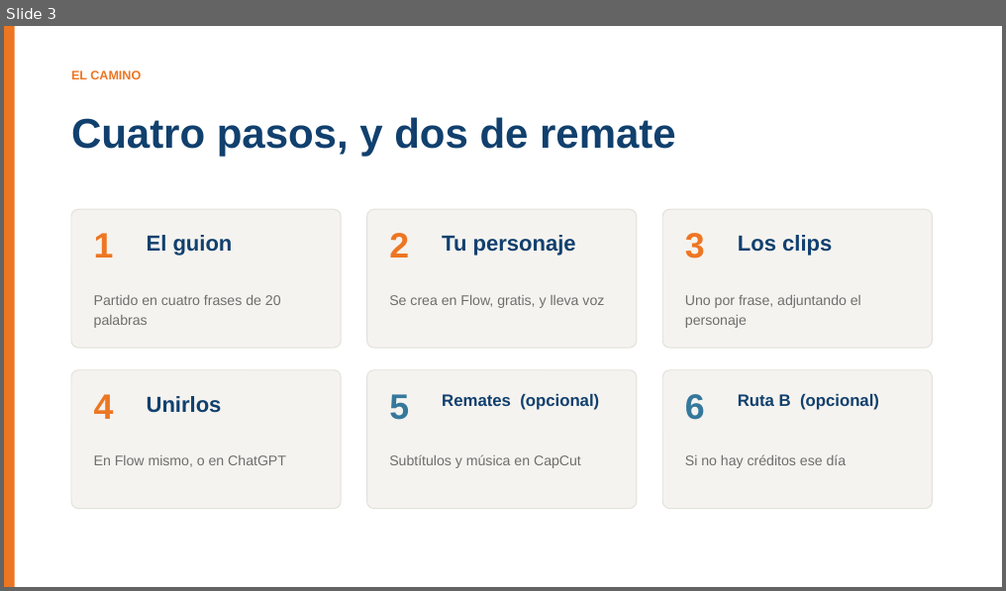
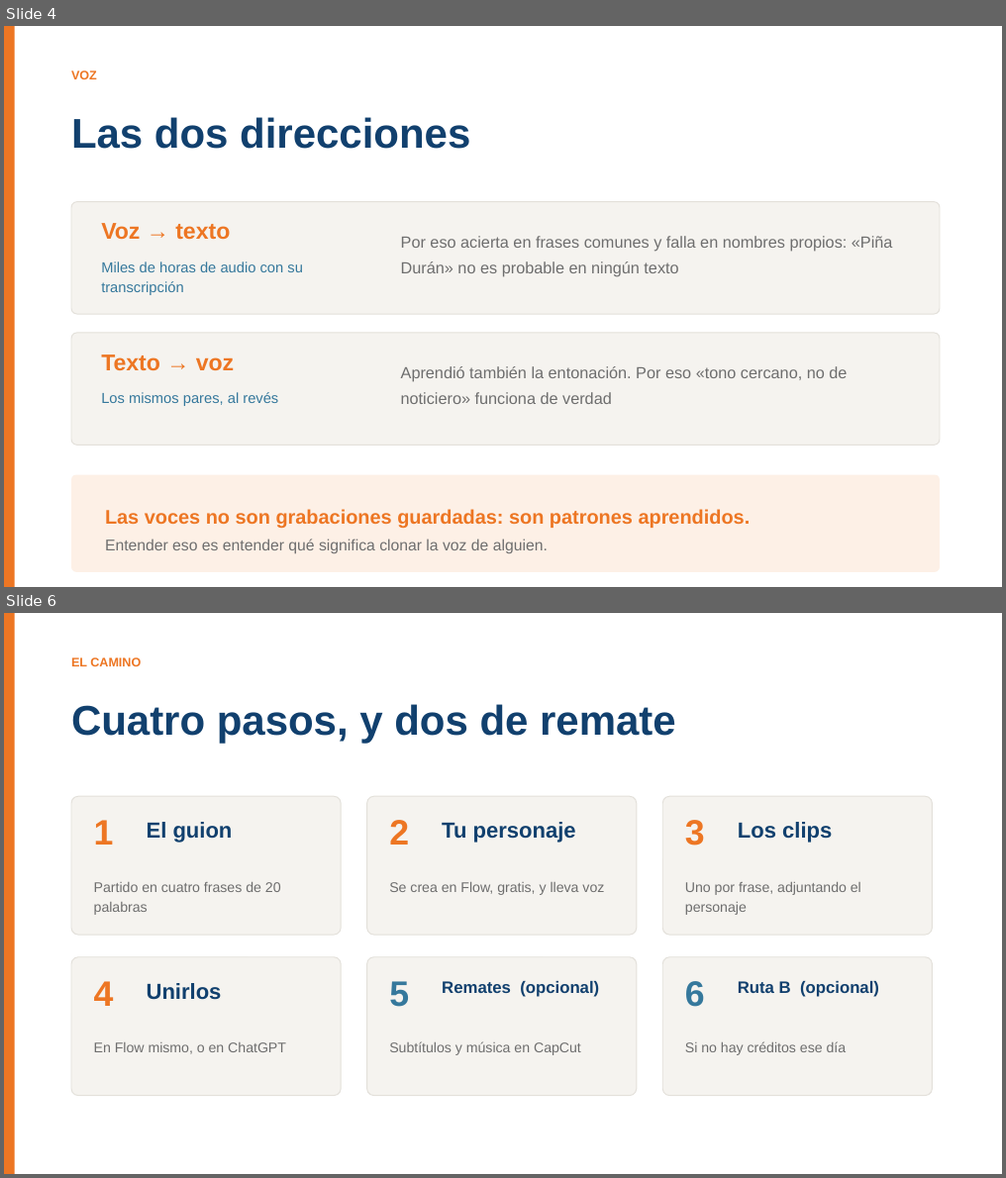
Before and after one commit to BioAITeamLearning/IntroInfo_2026_02_Ucaldas, a slide deck: _static/sesion06/S06_audio_imagen_video.pptx. Shown one above the other, each under a label of ours: slide 3 before the commit, slides 4 and 6 after it; the slides between them are not shown. The pictures are 1006x591 and 1006x1178 pixels, drawn with LibreOffice and Linux fonts; fonts in the diff are those of the drawing. Boxes give left, top, right and bottom in pixels: in the first picture for what was removed or moved away, otherwise in the second. Text is boxed around its words. In the diff, an @@ line names an element or a change of style, - is before the commit and + after.

```diff
--- a/_static/sesion06/S06_audio_imagen_video.pptx
+++ b/_static/sesion06/S06_audio_imagen_video.pptx
@@ slide 4 added at <box>4,26,1002,587</box>, background #FFFFFF @@
@@ rectangle added at <box>4,26,15,587</box>, fill #ED7623 @@
@@ text added at <box>71,71,97,79</box>, 12 pt, text #ED7623, bold @@
+VOZ
@@ text added at <box>71,117,470,149</box>, 40 pt, text #11406E, bold @@
+Las dos direcciones
@@ rounded rectangle added at <box>71,202,940,314</box>, fill #F5F3EF, outline #E3E0DA 0.9 pt @@
@@ text added at <box>101,223,230,239</box>, 22 pt, text #ED7623, bold @@
+Voz → texto
@@ text added at <box>101,262,303,295</box>, 14 pt, text #35789C @@
+Miles de horas de audio con su transcripción
@@ text added at <box>401,236,893,276</box>, 15.5 pt, text #6E6E6E @@
+Por eso acierta en frases comunes y falla en nombres propios: «Piña Durán» no es probable en ningún texto
@@ rounded rectangle added at <box>71,333,940,445</box>, fill #F5F3EF, outline #E3E0DA 0.9 pt @@
@@ text added at <box>101,355,234,372</box>, 22 pt, text #ED7623, bold @@
+Texto → voz
@@ text added at <box>401,367,846,404</box>, 15.5 pt, text #6E6E6E @@
+Aprendió también la entonación. Por eso «tono cercano, no de noticiero» funciona de verdad
@@ text added at <box>101,392,278,406</box>, 14 pt, text #35789C @@
+Los mismos pares, al revés
@@ rounded rectangle added at <box>71,475,940,572</box>, fill #FDF0E6 @@
@@ text added at <box>105,509,750,554</box>, 19 pt, text #ED7623, bold @@
+Las voces no son grabaciones guardadas: son patrones aprendidos.
+Entender eso es entender qué significa clonar la voz de alguien.
@@ what was slide 3 is now slide 6 @@
```
Also in this commit, not shown: 2 other slides added.
